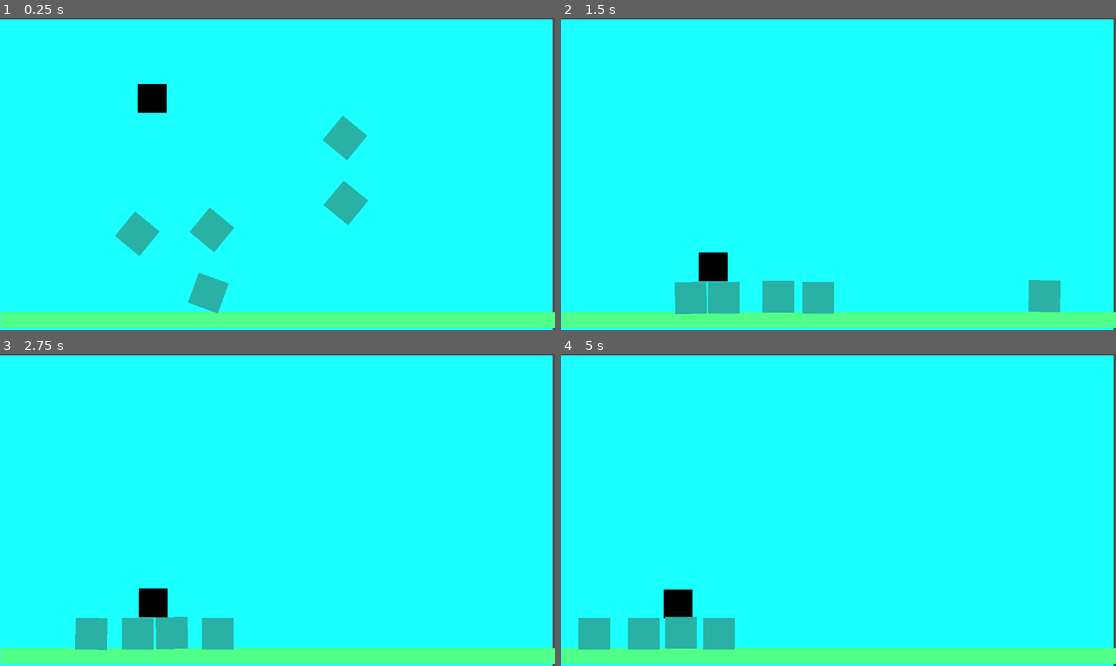
Above: before the commit, frames 1-4 (two rows, left to right).
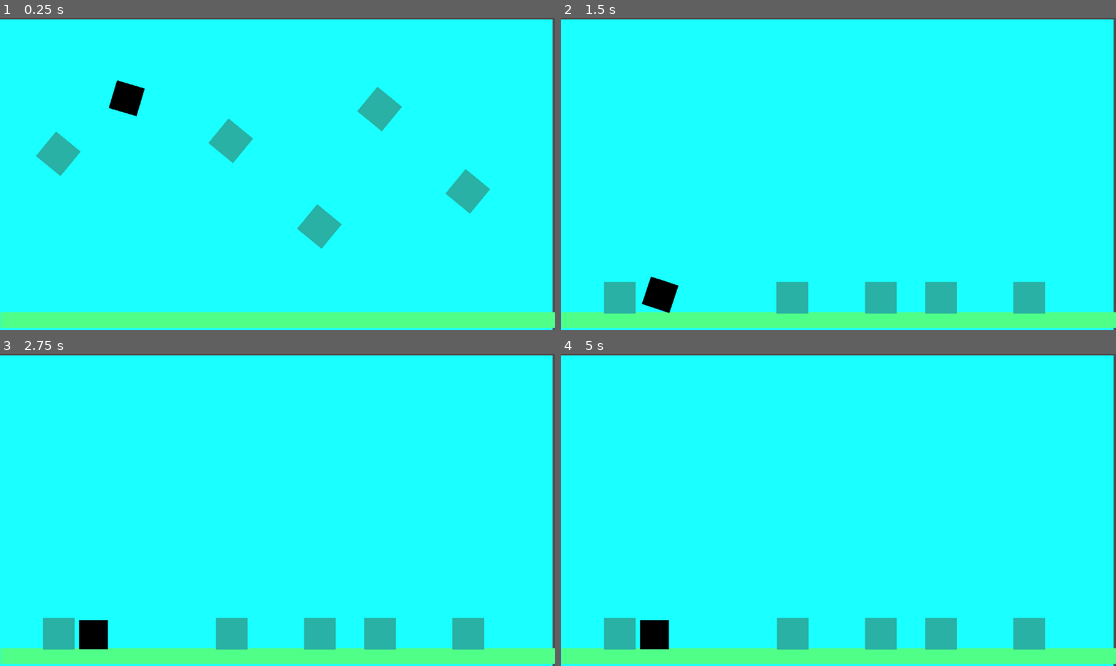
Above: after the commit, the same moments.

Repository: pisi774/Trilha-Godot
Game: Godot game, scene res://node_2d.tscn
Same seed, same stepped clock (60 frames per second), same inputs: the game is played once before the commit and once after it.
Inputs (mouse positions are in pixels of both pictures, inside the frame that each line leads up to):
- Up to frame 1 (0.25 s): no input
- Up to frame 2 (1.5 s): move the mouse to (960, 158) at 0.52 s; click (960, 158) at 0.67 s; move the mouse to (727, 189) at 1.27 s; click (727, 189) at 1.42 s
- Up to frame 3 (2.75 s): move the mouse to (333, 441) at 2.02 s; click (333, 441) at 2.17 s
- Up to frame 4 (5 s): move the mouse to (810, 572) at 2.77 s; click (810, 572) at 2.92 s; move the mouse to (1005, 556) at 3.52 s; click (1005, 556) at 3.67 s; move the mouse to (672, 463) at 4.27 s; click (672, 463) at 4.42 s

The runs differ from the first frame. In frame 1, 6.8% of the frame differs, in the area x 6-89%, y 20-95%; in frame 2, 5.5%; in frame 3, 5.2%; in frame 4, 5.4%.
Error after the commit: Parse Error: Too many arguments for "spaw_object()" call. Expected at most 0 but received 1. (res://mundo.gd:14)

Commit message:
Introdução de scripts
Scripts introduzidos na pasta Manager

Diff:
--- /dev/null
+++ b/segundo projeto/segundo-projeto/mundo.gd
@@ -0,0 +1,18 @@
+extends Node
+
+#func _ready() -> void:
+	#pass
+	#
+	#func _process(delta: float) -> void:
+		#pass
+		#parte 1
+func _input(event: InputEvent) -> void:
+		#input no botao e um evento de click
+	if event is InputEventMouseButton:
+		if event.button_index ==1:
+			if event.pressed:
+				spaw_object(event.postion)
+
+
+func spaw_object() -> void:
+	pass
--- a/segundo projeto/segundo-projeto/node_2d.tscn
+++ b/segundo projeto/segundo-projeto/node_2d.tscn
@@ -1,5 +1,6 @@
-[gd_scene load_steps=5 format=3 uid="uid://cxrvpmdoqp0q2"]
+[gd_scene load_steps=6 format=3 uid="uid://cxrvpmdoqp0q2"]
 
+[ext_resource type="Script" uid="uid://pe56chrdehtc" path="res://mundo.gd" id="1_epypp"]
 [ext_resource type="PackedScene" uid="uid://65freqjo7d7x" path="res://objects/caixa.tscn" id="1_wtcfe"]
 [ext_resource type="PackedScene" uid="uid://cmvam22k6alek" path="res://caixa2.tscn" id="2_0e48y"]
 
@@ -12,8 +13,11 @@
 [node name="Node2D" type="Node2D"]
 position = Vector2(-1, 0)
 
+[node name="Mundo" type="Node" parent="."]
+script = ExtResource("1_epypp")
+
 [node name="RigidBody2D" parent="." instance=ExtResource("1_wtcfe")]
-position = Vector2(-5, 17)
+position = Vector2(86, -105)
 mass = 1.0
 gravity_scale = 1.0
 
@@ -38,9 +42,10 @@
 color = Color(0.313726, 1, 0.533333, 1)
 
 [node name="RigidBody2D2" parent="." instance=ExtResource("1_wtcfe")]
-position = Vector2(519, -45)
+position = Vector2(591, -105)
 
 [node name="RigidBody2D3" type="RigidBody2D" parent="."]
+position = Vector2(-37, -21)
 
 [node name="CollisionShape2D" type="CollisionShape2D" parent="RigidBody2D3"]
 position = Vector2(318, 138)
@@ -54,13 +59,13 @@
 color = Color(0.00155789, 0.000445562, 0.000114123, 1)
 
 [node name="RigidBody2D4" parent="." instance=ExtResource("1_wtcfe")]
-position = Vector2(521, 90)
+position = Vector2(466, 139)
 
 [node name="RigidBody2D5" parent="." instance=ExtResource("2_0e48y")]
-position = Vector2(243, 146)
+position = Vector2(282, -39)
 
 [node name="RigidBody2D6" parent="." instance=ExtResource("1_wtcfe")]
-position = Vector2(235, 330)
+position = Vector2(774, 66)
 
 [node name="RigidBody2D7" parent="." instance=ExtResource("2_0e48y")]
-position = Vector2(88, 154)
+position = Vector2(-76, -12)
Not shown, added: segundo projeto/segundo-projeto/mundo.gd.uid
